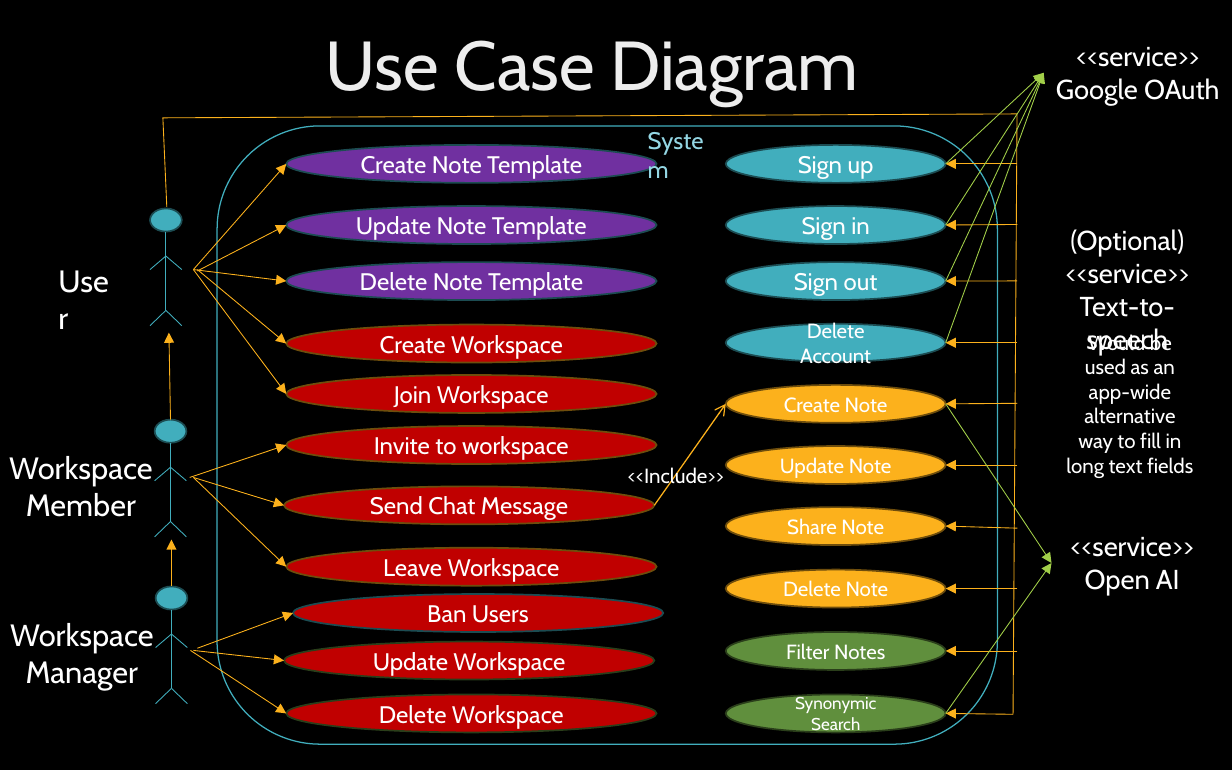
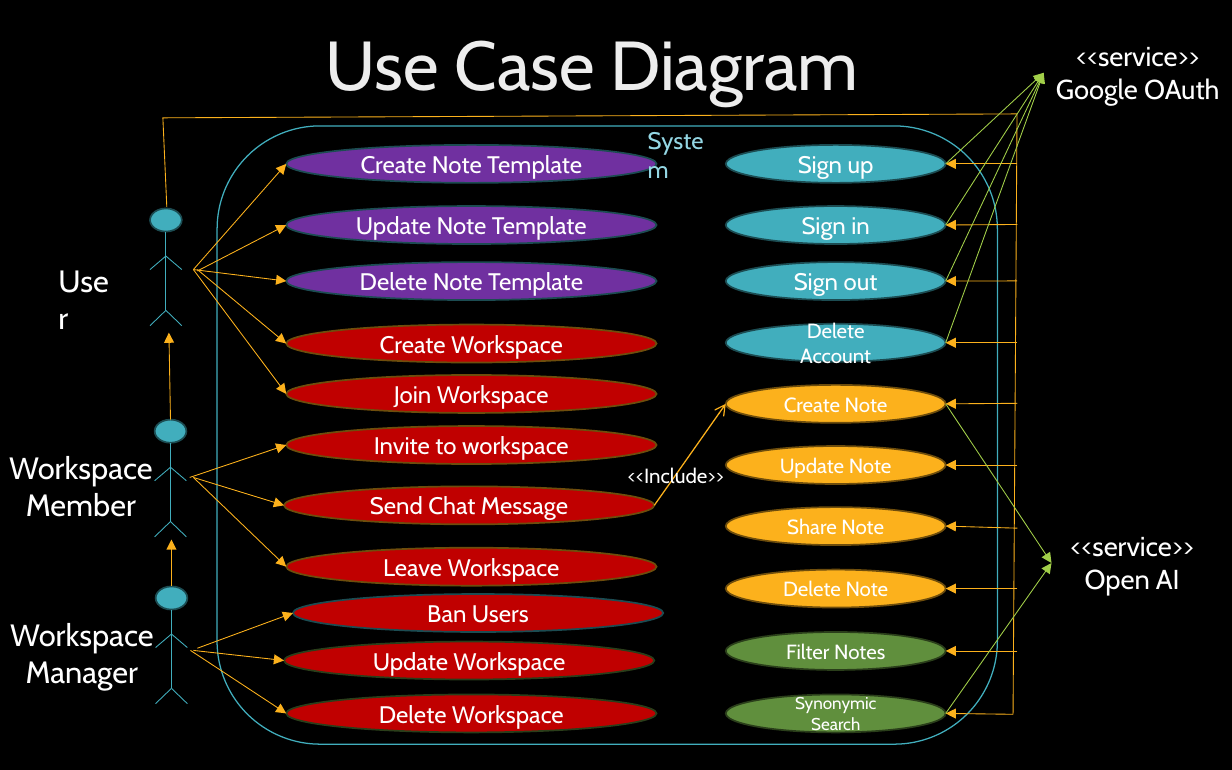
Before and after one commit to MinPoe/frontend-thingspace.ts, a slide deck: slide 4 of ThingSpaceTsM2.pptx. Drawn at 1232x770 pixels with LibreOffice and Linux fonts; fonts in the diff are those of the drawing; background and template pictures are left out. Boxes give left, top, right and bottom in pixels: in the first picture for what was removed or moved away, otherwise in the second. Text is boxed around its words. In the diff, an @@ line names an element or a change of style, - is before the commit and + after.

```diff
--- a/ThingSpaceTsM2.pptx
+++ b/ThingSpaceTsM2.pptx
@@ text removed at [1066,229,1190,355] @@
-(Optional)
-<<service>>
-Text-to-speech
@@ text removed at [1078,332,1193,474] @@
-Would be used as an app-wide alternative way to fill in long text fields
```
Also in this commit, not shown: 1 other slide changed, 1 other file.
